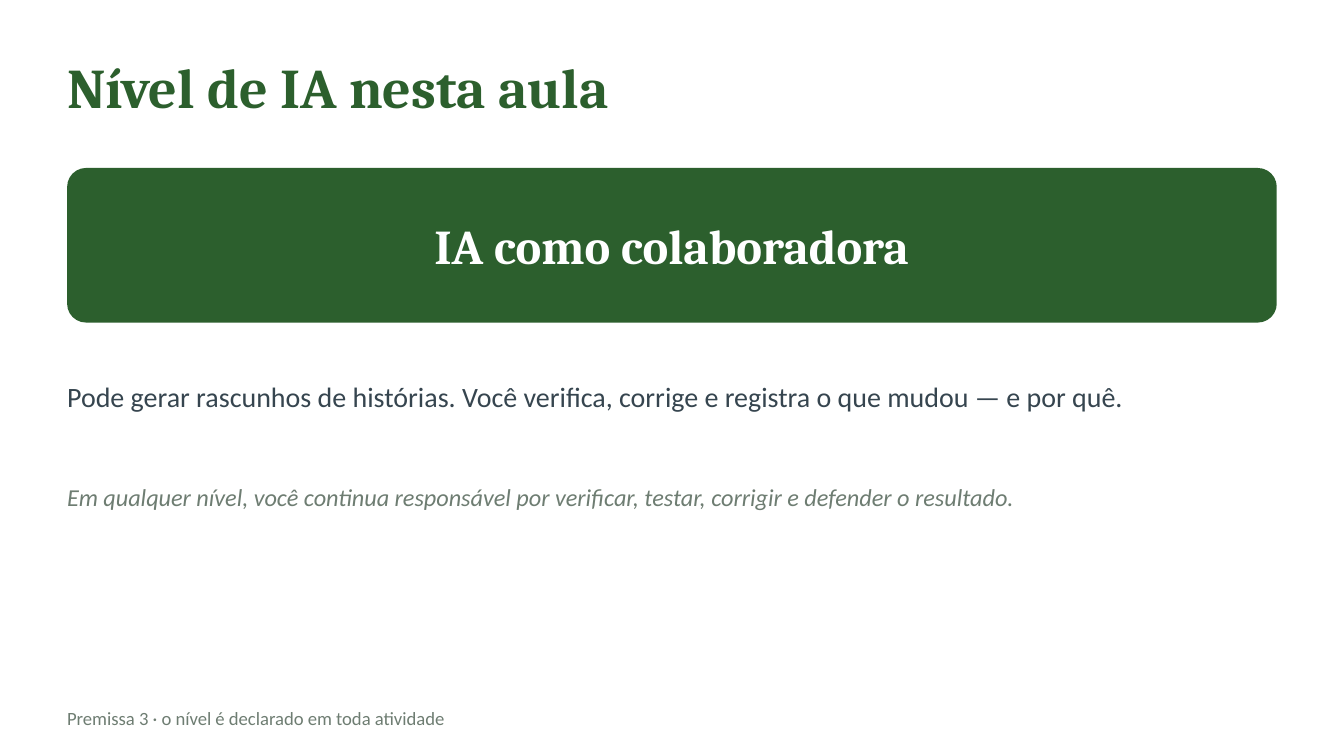
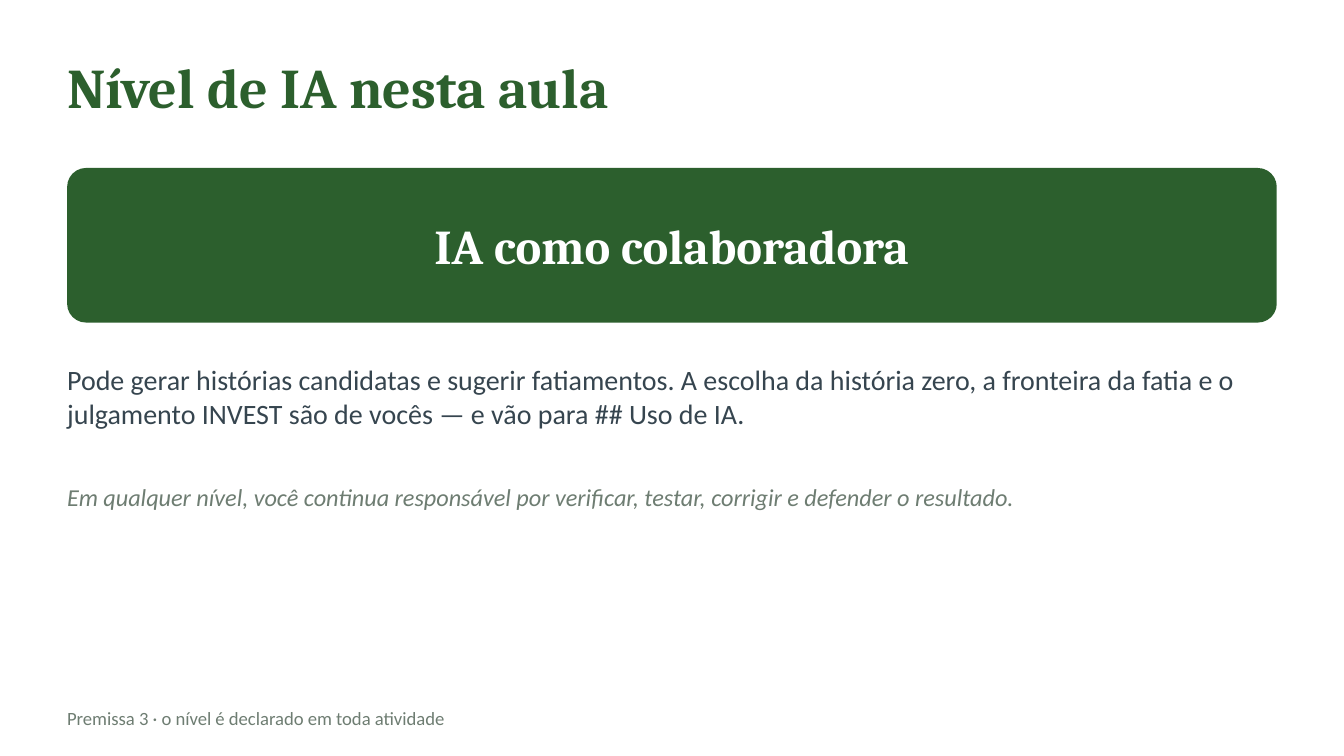
Before and after one commit to CatolicaSC-EngSoft/g1126-analise-projeto-desenvolvimento-agil-alunos, a slide deck: slide 29 of slides/aula-03-requisitos-historias-usuario.pptx (slide 15 before the commit). Drawn at 1344x756 pixels with LibreOffice and Linux fonts; fonts in the diff are those of the drawing. Boxes give left, top, right and bottom in pixels: in the first picture for what was removed or moved away, otherwise in the second. Text is boxed around its words. In the diff, an @@ line names an element or a change of style, - is before the commit and + after.

```diff
--- a/slides/aula-03-requisitos-historias-usuario.pptx
+++ b/slides/aula-03-requisitos-historias-usuario.pptx
@@ text at [67,370,1234,429]: text changed @@
-Pode gerar rascunhos de histórias. Você verifica, corrige e registra o que mudou — e por quê.
+Pode gerar histórias candidatas e sugerir fatiamentos. A escolha da história zero, a fronteira da fatia e o julgamento INVEST são de vocês — e vão para ## Uso de IA.
```
Also in this commit, not shown: 11 other slides changed, 17 slides added, 3 slides removed, 2 other files.
